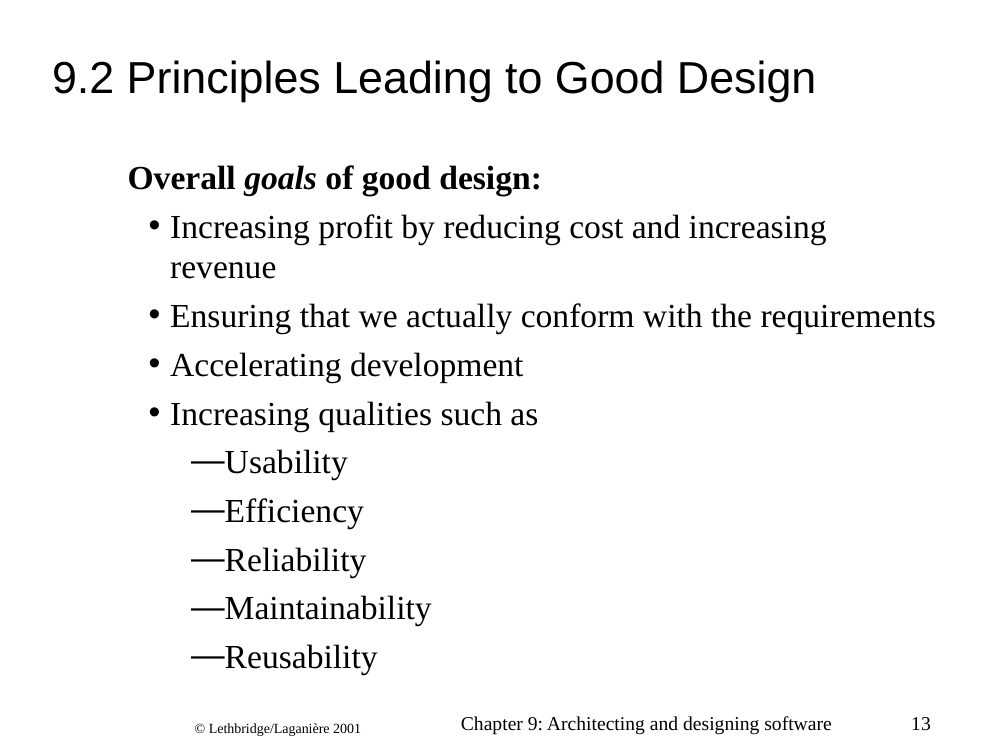
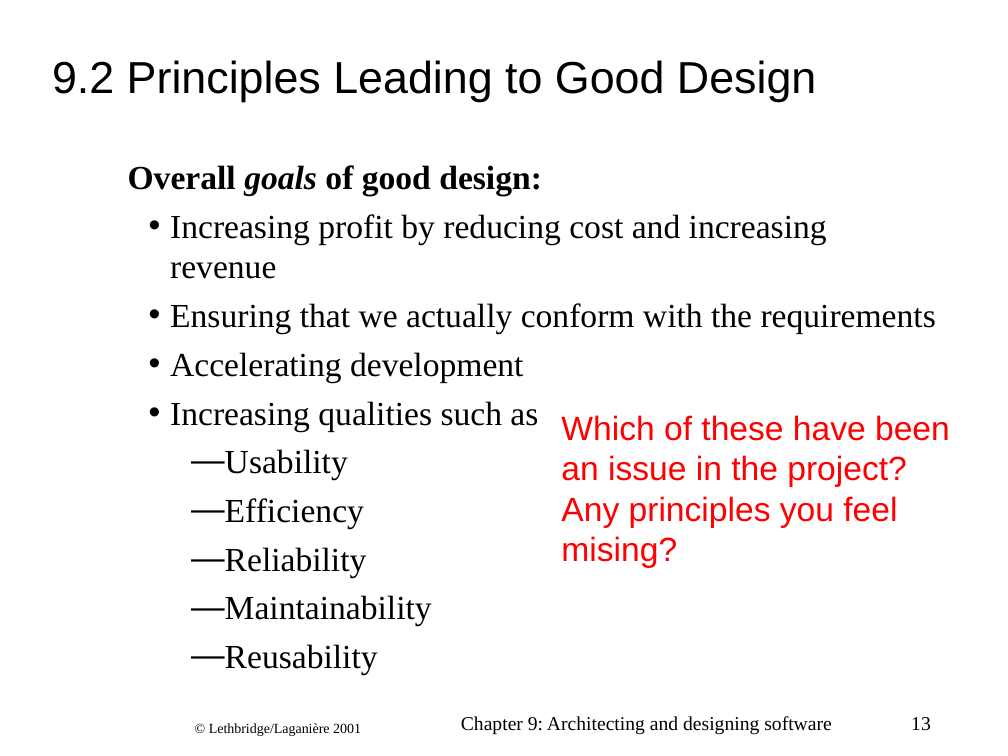
Before and after one commit to CphBusCosSem2/week9-14-Project-part-1, a slide deck: slide 13 of arch-LethbridgeLaganiere_ch09.ppt. Drawn at 1008x756 pixels with LibreOffice and Linux fonts; fonts in the diff are those of the drawing; background and template pictures are left out. Boxes give left, top, right and bottom in pixels: in the first picture for what was removed or moved away, otherwise in the second. Text is boxed around its words. In the diff, an @@ line names an element or a change of style, - is before the commit and + after.

```diff
--- a/arch-LethbridgeLaganiere_ch09.ppt
+++ b/arch-LethbridgeLaganiere_ch09.ppt
@@ text added at (x1=561, y1=415, x2=950, y2=568), 24 pt, text #FF0000 @@
+Which of these have been an issue in the project?
+Any principles you feel mising?
```
Also in this commit, not shown: 15 other slides changed, 1 slide added, 1 slide removed, 1 other file.
